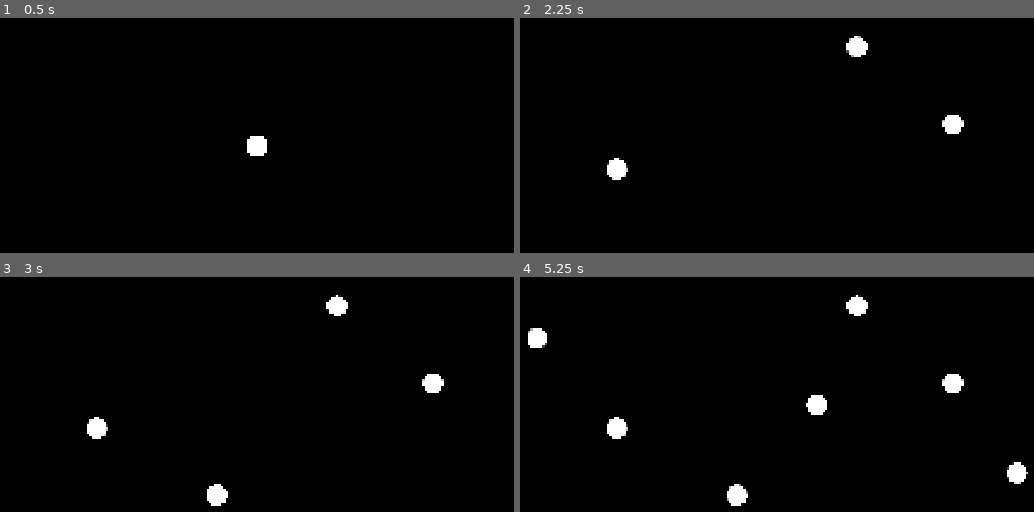
Above: before the commit, frames 1-4 (two rows, left to right).
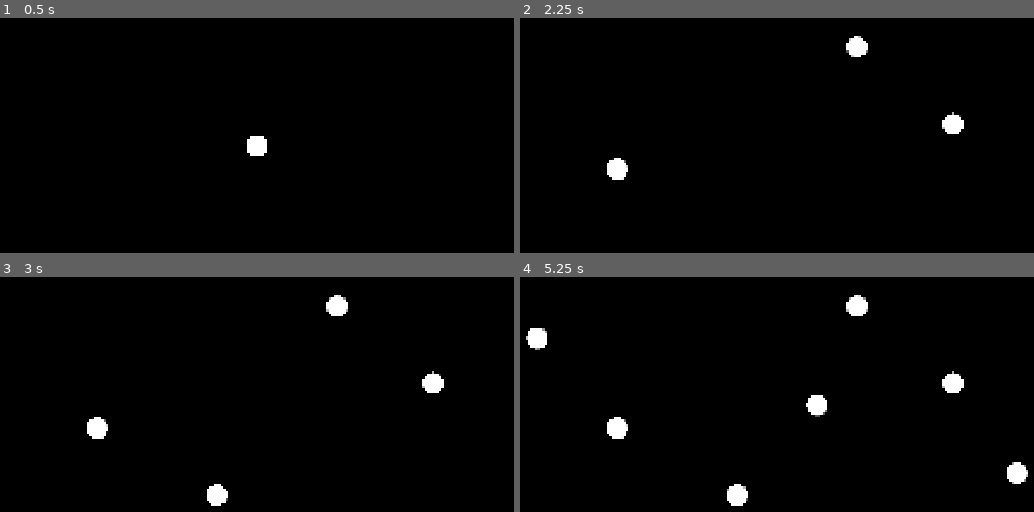
Above: after the commit, the same moments.

Repository: ADOGamedev/AI-Digit-Recognizer
Game: Godot game, scene res://scenes/paint_widget.tscn
Two runs of this game, one before a commit and one after it. Both use one fixed random seed, a clock stepped at 60 frames per second and the inputs below. The project has no main scene, so this scene is started directly.
Inputs (mouse positions are in pixels of both pictures, inside the frame that each line leads up to):
- Up to frame 1 (0.5 s): no input
- Up to frame 2 (2.25 s): tap Enter at 0.5, 2 s; move the mouse to (951, 123) at 0.52 s; tap Mouse wheel down (mouse_wheel_down) at 0.6, 2.1 s; click (951, 123) at 0.67 s; tap Space at 1.25 s; move the mouse to (617, 168) at 1.27 s; tap Mouse wheel up (mouse_wheel_up) at 1.35 s; click (617, 168) at 1.42 s; move the mouse to (859, 46) at 2.02 s; click (859, 46) at 2.17 s
- Up to frame 3 (3 s): tap Space at 2.75 s; move the mouse to (215, 495) at 2.77 s; tap Mouse wheel up (mouse_wheel_up) at 2.85 s; click (215, 495) at 2.92 s
- Up to frame 4 (5.25 s): tap Enter at 3.5 s; move the mouse to (1018, 472) at 3.52 s; tap Mouse wheel down (mouse_wheel_down) at 3.6, 5.1 s; click (1018, 472) at 3.67 s; tap Space at 4.25 s; move the mouse to (535, 338) at 4.27 s; tap Mouse wheel up (mouse_wheel_up) at 4.35 s; click (535, 338) at 4.42 s; move the mouse to (818, 403) at 5.02 s; click (818, 403) at 5.17 s

Frame 1 is identical in both runs. In frame 2, less than 0.1% of the frame differs, in the area x 16-87%, y 7-69%; in frame 3, 0.1%; in frame 4, 0.3%, in the area x 1-99%, y 7-98%.

Commit message:
Paint Widget with capsule

Diff:
--- a/src/paint_widget/paint_widget.gd
+++ b/src/paint_widget/paint_widget.gd
@@ -1,8 +1,9 @@
 extends TextureRect
 
-@export var LINE_PRECISSION := 4.0
 @export var use_antialiasing := true
 
+var time_since_update = 0.0
+const UPDATE_INTERVAL = 1.0 / 30.0
 var ANTIALISING_WIDTH = 1
 
 class ColorConfig:
@@ -36,12 +37,18 @@
 	compute_brush_pixels()
 
 
-func _process(_delta: float) -> void:
+func _process(delta: float) -> void:
 	handle_input()
 
 	queue_redraw()
 
 	print(Engine.get_frames_per_second())
+
+	time_since_update += delta
+	if time_since_update > UPDATE_INTERVAL:
+		texture.update(image)
+		time_since_update = 0.0
+
 
 func handle_input() -> void:
 	if Input.is_action_just_pressed("mouse_wheel_up"):
@@ -102,14 +109,7 @@
 	if !pos1 or !pos2:
 		return
 
-	var steps = max(1, int(pos1.distance_to(pos2) / max(1, brush_size / LINE_PRECISSION)))
-	for i in range(steps + 1):
-		var t = float(i) / steps
-
-		var pixel_pos = lerp(pos1, pos2, t)
-		paint(pixel_pos, color)
-
-	texture.update(image)
+	draw_capsule(pos1, pos2, color)
 
 
 func paint(pos: Vector2, color: Color) -> void:
@@ -118,21 +118,56 @@
 
 	for offset in brush_pixels:
 		var pixel_pos = ipos + offset
+		var dist = offset.length()
 
-		if pixel_out_of_bounds(pixel_pos):
-			continue
-
-		var color_to_set = color
-		var pixel_color = image.get_pixelv(pixel_pos)
+		draw_pixel(pixel_pos, radius, dist, color)
 
 
-		if use_antialiasing:
-			var dist = offset.length()
-			var alpha = clamp(radius - dist, 0.0, 1.0)
+func draw_capsule(pos1: Vector2, pos2: Vector2, color: Color) -> void:
+	var radius = brush_size / 2. + ANTIALISING_WIDTH
 
-			color_to_set = pixel_color.lerp(color, alpha * color.a)
+	var min_x = clamp(int(min(pos1.x, pos2.x) - radius), 0, image.get_width())
+	var max_x = clamp(int(max(pos1.x, pos2.x) + radius), 0, image.get_width())
 
-		image.set_pixelv(pixel_pos, color_to_set)
+	var min_y = clamp(int(min(pos1.y, pos2.y) - radius), 0, image.get_height())
+	var max_y = clamp(int(max(pos1.y, pos2.y) + radius), 0, image.get_height())
+
+	var diff_vector = pos2 - pos1
+	var diff_vector_length_squared = diff_vector.length_squared()
+
+
+	for y in range(min_y, max_y + 1):
+		for x in range(min_x, max_x + 1):
+			var pixel_pos = Vector2(x, y)
+			var p = pixel_pos - pos1
+
+			var t = clamp( p.dot(diff_vector) / diff_vector_length_squared, 0.0, 1.0)
+			var dist : float
+			if diff_vector_length_squared < 0.0001:
+				dist = pixel_pos.distance_to(pos1)
+			else:
+				dist = pixel_pos.distance_to(pos1 + t * diff_vector)
+
+			if dist > radius:
+				continue
+
+			draw_pixel(pixel_pos, radius, dist, color)
+
+# Radius: distance from source position to outer-most pixel
+# Dist: distance from pixel to source position
+func draw_pixel(pixel_pos: Vector2, radius: float, dist: float, color: Color) -> void:
+	if pixel_out_of_bounds(pixel_pos):
+		return
+
+	var color_to_set = color
+	var pixel_color = image.get_pixelv(pixel_pos)
+
+	if use_antialiasing:
+		var alpha = clamp(radius - dist, 0.0, 1.0)
+
+		color_to_set = pixel_color.lerp(color, alpha * color.a)
+
+	image.set_pixelv(pixel_pos, color_to_set)
 
 
 func pixel_out_of_bounds(pos: Vector2) -> bool:
